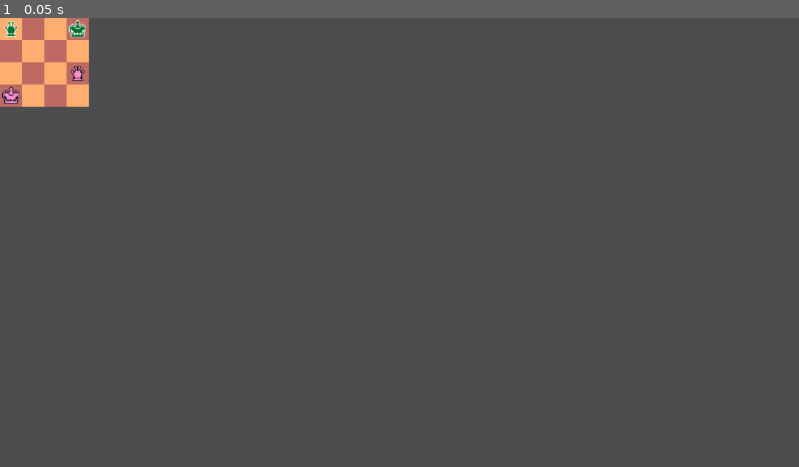
Above: before the commit, frame 1.
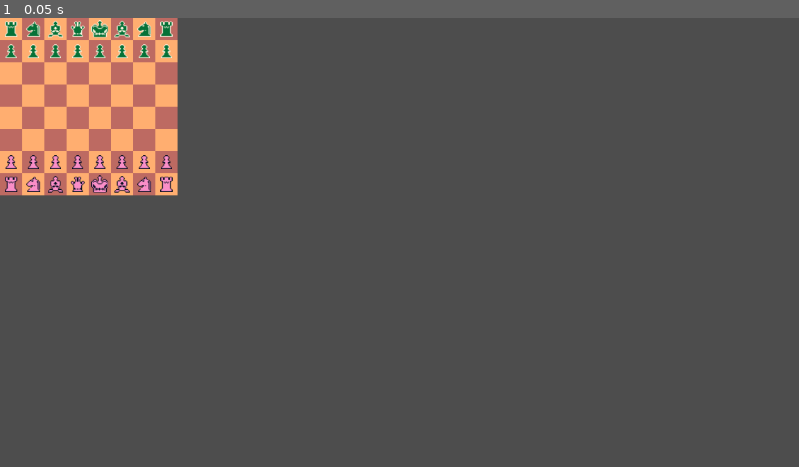
Above: after the commit, the same moment.

Repository: ivycase/GMTK2023-Final-Chess
Game: Godot game, scene res://scenes/levels/test.tscn
Two runs of this game, one before a commit and one after it. Both use one fixed random seed, a clock stepped at 60 frames per second and the inputs below. The engine's default icon, where the game draws it, is replaced by a stand-in: a white triangle on a blue panel in a dark square.
Inputs:
- Up to frame 1 (0.05 s): no input

The runs differ from the first frame. In frame 1, 7.0% of the frame differs, in the area x 0-23%, y 0-40%.

Commit message:
New level-gen method, full chessboard test

Diff:
--- a/scenes/levels/test.tscn
+++ b/scenes/levels/test.tscn
@@ -1,12 +1,13 @@
-[gd_scene load_steps=8 format=3 uid="uid://ciobpkuomuqno"]
+[gd_scene load_steps=9 format=3 uid="uid://ciobpkuomuqno"]
 
 [ext_resource type="TileSet" uid="uid://dqa2j1vinspyo" path="res://sprites/tileset.tres" id="1_oq0wp"]
-[ext_resource type="PackedScene" uid="uid://n7fdle1ife44" path="res://scenes/pieces/Piece.tscn" id="3_iu620"]
+[ext_resource type="PackedScene" uid="uid://b7kjbllnicsxh" path="res://scenes/pieces/Piece.tscn" id="3_iu620"]
 [ext_resource type="Script" path="res://scripts/Board.gd" id="3_kg7xb"]
-[ext_resource type="Texture2D" uid="uid://dqk0surem65ls" path="res://sprites/pieces/black_rook.png" id="4_6p7ec"]
-[ext_resource type="Texture2D" uid="uid://qmew3cjpnxdx" path="res://sprites/pieces/black_king.png" id="4_epfpc"]
-[ext_resource type="Texture2D" uid="uid://cefmo1o5xtoj7" path="res://sprites/pieces/white_king.png" id="5_oycru"]
-[ext_resource type="Texture2D" uid="uid://bhpuqyohxn4ri" path="res://sprites/pieces/white_rook.png" id="6_s6boh"]
+[ext_resource type="PackedScene" uid="uid://d0a3tp88mmuqp" path="res://scenes/pieces/rook.tscn" id="4_bnxds"]
+[ext_resource type="PackedScene" uid="uid://df55k5fv1rde4" path="res://scenes/pieces/king.tscn" id="4_hbu73"]
+[ext_resource type="PackedScene" uid="uid://bfasi8yey4wua" path="res://scenes/pieces/queen.tscn" id="5_3fas2"]
+[ext_resource type="PackedScene" uid="uid://bk1avewjkxkld" path="res://scenes/pieces/bishop.tscn" id="6_2l3iq"]
+[ext_resource type="PackedScene" uid="uid://bgr8jc1d2nxi3" path="res://scenes/pieces/knight.tscn" id="7_4m66h"]
 
 [node name="Node2D" type="Node2D"]
 
@@ -14,7 +15,7 @@
 tile_set = ExtResource("1_oq0wp")
 format = 2
 layer_0/name = "Board"
-layer_0/tile_data = PackedInt32Array(0, 0, 12, 65536, 65536, …(183 unchanged characters)… 36, 12, 131073, 65536, 12, 196609, 0, 12)
+layer_0/tile_data = PackedInt32Array(0, 0, 12, 65536, 65536, …(183 unchanged characters)… 36, 12, 131073, 65536, 12, 196609, 0, 12, 4, 0, 12, 65540, 65536, 12, 5, 65536, 12, 65541, 0, 12, 6, 0, 12, 65542, 65536, 12, 7, 65536, 12, 65543, 0, 12, 131076, 0, 12, 196612, 65536, 12, 131077, 65536, 12, 196613, 0, 12, 131078, 0, 12, 196614, 65536, 12, 131079, 65536, 12, 196615, 0, 12, 262144, 0, 12, 327680, 65536, 12, 262145, 65536, 12, 327681, 0, 12, 262146, 0, 12, 327682, 65536, 12, 262147, 65536, 12, 327683, 0, 12, 262148, 0, 12, 327684, 65536, 12, 262149, 65536, 12, 327685, 0, 12, 262150, 0, 12, 327686, 65536, 12, 262151, 65536, 12, 327687, 0, 12, 393222, 0, 12, 458758, 65536, 12, 393223, 65536, 12, 458759, 0, 12, 393220, 0, 12, 458756, 65536, 12, 393221, 65536, 12, 458757, 0, 12, 393218, 0, 12, 458754, 65536, 12, 393219, 65536, 12, 458755, 0, 12, 393216, 0, 12, 458752, 65536, 12, 393217, 65536, 12, 458753, 0, 12)
 layer_1/name = "Indicator"
 layer_1/enabled = true
 layer_1/modulate = Color(1, 1, 1, 1)
@@ -23,30 +24,117 @@
 layer_1/z_index = 0
 layer_1/tile_data = PackedInt32Array()
 
-[node name="Board" type="Node2D" parent="." node_paths=PackedStringArray("Tilemap")]
+[node name="Board" type="Node2D" parent="." node_paths=PackedStringArray("Tilemap", "Prototype")]
 script = ExtResource("3_kg7xb")
 Piece = ExtResource("3_iu620")
 Tilemap = NodePath("../TileMap")
+Prototype = NodePath("../Prototype")
 
 [node name="Prototype" type="Node2D" parent="."]
-visible = false
 
-[node name="BlackRook" type="Sprite2D" parent="Prototype"]
-position = Vector2(80, 112)
-texture = ExtResource("4_6p7ec")
+[node name="Piece" parent="Prototype" instance=ExtResource("3_iu620")]
+position = Vector2(16, 48)
 
-[node name="WhiteRook2" type="Sprite2D" parent="Prototype"]
-position = Vector2(112, 80)
-texture = ExtResource("6_s6boh")
+[node name="Piece2" parent="Prototype" instance=ExtResource("3_iu620")]
+position = Vector2(48, 48)
 
-[node name="WhiteRook" type="Sprite2D" parent="Prototype"]
-position = Vector2(48, 80)
-texture = ExtResource("6_s6boh")
+[node name="Piece3" parent="Prototype" instance=ExtResource("3_iu620")]
+position = Vector2(80, 48)
 
-[node name="BlackKing" type="Sprite2D" parent="Prototype"]
-position = Vector2(112, 16)
-texture = ExtResource("4_epfpc")
+[node name="Piece4" parent="Prototype" instance=ExtResource("3_iu620")]
+position = Vector2(112, 48)
 
-[node name="WhiteKing" type="Sprite2D" parent="Prototype"]
-position = Vector2(16, 112)
-texture = ExtResource("5_oycru")
+[node name="Piece5" parent="Prototype" instance=ExtResource("3_iu620")]
+position = Vector2(144, 48)
+
+[node name="Piece6" parent="Prototype" instance=ExtResource("3_iu620")]
+position = Vector2(176, 48)
+
+[node name="Piece7" parent="Prototype" instance=ExtResource("3_iu620")]
+position = Vector2(208, 48)
+
+[node name="Piece8" parent="Prototype" instance=ExtResource("3_iu620")]
+position = Vector2(240, 48)
+
+[node name="King" parent="Prototype" instance=ExtResource("4_hbu73")]
+
+[node name="Queen" parent="Prototype" instance=ExtResource("5_3fas2")]
+
+[node name="Bishop" parent="Prototype" instance=ExtResource("6_2l3iq")]
+
+[node name="Bishop2" parent="Prototype" instance=ExtResource("6_2l3iq")]
+position = Vector2(176, 16)
+
+[node name="Knight" parent="Prototype" instance=ExtResource("7_4m66h")]
+
+[node name="Knight2" parent="Prototype" instance=ExtResource("7_4m66h")]
+position = Vector2(208, 16)
+
+[node name="Rook2" parent="Prototype" instance=ExtResource("4_bnxds")]
+position = Vector2(240, 16)
+
+[node name="Rook" parent="Prototype" instance=ExtResource("4_bnxds")]
+
+[node name="Piece9" parent="Prototype" instance=ExtResource("3_iu620")]
+position = Vector2(16, 208)
+team = 1
+
+[node name="Piece10" parent="Prototype" instance=ExtResource("3_iu620")]
+position = Vector2(48, 208)
+team = 1
+
+[node name="Piece11" parent="Prototype" instance=ExtResource("3_iu620")]
+position = Vector2(80, 208)
+team = 1
+
+[node name="Piece12" parent="Prototype" instance=ExtResource("3_iu620")]
+position = Vector2(112, 208)
+team = 1
+
+[node name="Piece13" parent="Prototype" instance=ExtResource("3_iu620")]
+position = Vector2(144, 208)
+team = 1
+
+[node name="Piece14" parent="Prototype" instance=ExtResource("3_iu620")]
+position = Vector2(176, 208)
+team = 1
+
+[node name="Piece15" parent="Prototype" instance=ExtResource("3_iu620")]
+position = Vector2(208, 208)
+team = 1
+
+[node name="Piece16" parent="Prototype" instance=ExtResource("3_iu620")]
+position = Vector2(240, 208)
+team = 1
+
+[node name="King2" parent="Prototype" instance=ExtResource("4_hbu73")]
+position = Vector2(144, 240)
+team = 1
+
+[node name="Queen2" parent="Prototype" instance=ExtResource("5_3fas2")]
+position = Vector2(112, 240)
+team = 1
+
+[node name="Bishop3" parent="Prototype" instance=ExtResource("6_2l3iq")]
+position = Vector2(80, 240)
+team = 1
+
+[node name="Bishop4" parent="Prototype" instance=ExtResource("6_2l3iq")]
+position = Vector2(176, 240)
+team = 1
+
+[node name="Knight3" parent="Prototype" instance=ExtResource("7_4m66h")]
+position = Vector2(48, 240)
+team = 1
+
+[node name="Knight4" parent="Prototype" instance=ExtResource("7_4m66h")]
+position = Vector2(208, 240)
+team = 1
+
+[node name="Rook3" parent="Prototype" instance=ExtResource("4_bnxds")]
+position = Vector2(240, 240)
+team = 1
+
+[node name="Rook4" parent="Prototype" instance=ExtResource("4_bnxds")]
+position = Vector2(16, 240)
+team = 1
--- a/scenes/pieces/Piece.tscn
+++ b/scenes/pieces/Piece.tscn
@@ -1,11 +1,11 @@
-[gd_scene load_steps=3 format=3 uid="uid://n7fdle1ife44"]
+[gd_scene load_steps=3 format=3 uid="uid://b7kjbllnicsxh"]
 
-[ext_resource type="Texture2D" uid="uid://cfm1vu074abfa" path="res://icon.svg" id="1_ir8x8"]
 [ext_resource type="Script" path="res://scripts/Piece.gd" id="1_jtnu7"]
+[ext_resource type="Texture2D" uid="uid://dt64hpe5avjxf" path="res://sprites/pieces/black_pawn.png" id="2_dnnr1"]
 
 [node name="Piece" type="Node2D"]
 script = ExtResource("1_jtnu7")
 
 [node name="Sprite" type="Sprite2D" parent="."]
 scale = Vector2(1.25, 1.25)
-texture = ExtResource("1_ir8x8")
+texture = ExtResource("2_dnnr1")
--- /dev/null
+++ b/scenes/pieces/bishop.tscn
@@ -0,0 +1,13 @@
+[gd_scene load_steps=3 format=3 uid="uid://bk1avewjkxkld"]
+
+[ext_resource type="Script" path="res://scripts/Piece.gd" id="1_hbt43"]
+[ext_resource type="Texture2D" uid="uid://cuxkophby1hti" path="res://sprites/pieces/black_bishop.png" id="2_ews12"]
+
+[node name="Bishop" type="Node2D"]
+position = Vector2(80, 16)
+script = ExtResource("1_hbt43")
+type = 2
+
+[node name="Sprite" type="Sprite2D" parent="."]
+scale = Vector2(1.25, 1.25)
+texture = ExtResource("2_ews12")
--- /dev/null
+++ b/scenes/pieces/king.tscn
@@ -0,0 +1,13 @@
+[gd_scene load_steps=3 format=3 uid="uid://df55k5fv1rde4"]
+
+[ext_resource type="Script" path="res://scripts/Piece.gd" id="1_x1v0e"]
+[ext_resource type="Texture2D" uid="uid://qmew3cjpnxdx" path="res://sprites/pieces/black_king.png" id="2_dxf0i"]
+
+[node name="King" type="Node2D"]
+position = Vector2(144, 16)
+script = ExtResource("1_x1v0e")
+type = 5
+
+[node name="Sprite" type="Sprite2D" parent="."]
+scale = Vector2(1.25, 1.25)
+texture = ExtResource("2_dxf0i")
--- /dev/null
+++ b/scenes/pieces/knight.tscn
@@ -0,0 +1,13 @@
+[gd_scene load_steps=3 format=3 uid="uid://bgr8jc1d2nxi3"]
+
+[ext_resource type="Script" path="res://scripts/Piece.gd" id="1_3kr3w"]
+[ext_resource type="Texture2D" uid="uid://b3v7v5hf0lm3v" path="res://sprites/pieces/black_knight.png" id="2_frw6c"]
+
+[node name="Knight" type="Node2D"]
+position = Vector2(48, 16)
+script = ExtResource("1_3kr3w")
+type = 1
+
+[node name="Sprite" type="Sprite2D" parent="."]
+scale = Vector2(1.25, 1.25)
+texture = ExtResource("2_frw6c")
--- /dev/null
+++ b/scenes/pieces/queen.tscn
@@ -0,0 +1,13 @@
+[gd_scene load_steps=3 format=3 uid="uid://bfasi8yey4wua"]
+
+[ext_resource type="Script" path="res://scripts/Piece.gd" id="1_hqq14"]
+[ext_resource type="Texture2D" uid="uid://bxnqneoxprry" path="res://sprites/pieces/black_queen.png" id="2_y1j52"]
+
+[node name="Queen" type="Node2D"]
+position = Vector2(112, 16)
+script = ExtResource("1_hqq14")
+type = 4
+
+[node name="Sprite" type="Sprite2D" parent="."]
+scale = Vector2(1.25, 1.25)
+texture = ExtResource("2_y1j52")
--- /dev/null
+++ b/scenes/pieces/rook.tscn
@@ -0,0 +1,13 @@
+[gd_scene load_steps=3 format=3 uid="uid://d0a3tp88mmuqp"]
+
+[ext_resource type="Script" path="res://scripts/Piece.gd" id="1_licya"]
+[ext_resource type="Texture2D" uid="uid://dqk0surem65ls" path="res://sprites/pieces/black_rook.png" id="2_jmwrc"]
+
+[node name="Rook" type="Node2D"]
+position = Vector2(16, 16)
+script = ExtResource("1_licya")
+type = 3
+
+[node name="Sprite" type="Sprite2D" parent="."]
+scale = Vector2(1.25, 1.25)
+texture = ExtResource("2_jmwrc")
--- a/scripts/Board.gd
+++ b/scripts/Board.gd
@@ -2,8 +2,9 @@
 
 @export var Piece : PackedScene
 @export var Tilemap : TileMap
-
-var board_size = Vector2i(4, 4)
+@export var Prototype : Node2D
+
+var board_size = Vector2i(8, 8)
 var board_matrix = []
 var destroyed_matrix = []
 
@@ -24,10 +25,15 @@
 		board_matrix.append(board_row.duplicate())
 		destroyed_matrix.append(destroyed_row.duplicate())
 
-	add_piece(Global.Type.KING, Global.Team.GREEN, Vector2i(3, 0))
-	add_piece(Global.Type.KING, Global.Team.PINK, Vector2i(0, 3))
-	add_piece(Global.Type.QUEEN, Global.Team.PINK, Vector2i(3, 2))
-	add_piece(Global.Type.QUEEN, Global.Team.GREEN, Vector2i(0, 0))
+	for piece in Prototype.get_children():
+		Prototype.remove_child(piece)
+		add_child(piece)
+		Global.add_piece(piece, piece.team)
+
+		piece.set_tile(Tilemap.local_to_map(piece.position), piece.position)
+		board_matrix[piece.tile.x][piece.tile.y] = piece
+
+
 	#print("current board: ", board_matrix)
 
 func _input(_event):
@@ -177,7 +183,8 @@
 
 	var filter = captures.duplicate()
 	for move in captures:
-		if matrix[move.x][move.y] == null || matrix[move.x][move.y].team == piece.team: filter.erase(move)
+		if !(0 <= move.x && move.x < board_size.x) || !(0 <= move.y && move.y < board_size.y): filter.erase(move) # out of board
+		elif matrix[move.x][move.y] == null || matrix[move.x][move.y].team == piece.team: filter.erase(move) # no enemy to capture
 
 	var moves = []
 	for move in piece.get_pattern():
--- a/scripts/Piece.gd
+++ b/scripts/Piece.gd
@@ -14,8 +14,8 @@
 							 preload("res://sprites/pieces/white_queen.png"),
 							 preload("res://sprites/pieces/white_king.png")]
 
-var type = Global.Type.PAWN
-var team = Global.Team.GREEN
+@export var type = Global.Type.PAWN
+@export var team = Global.Team.GREEN
 var tile = Vector2i()
 var sliding = false
 
